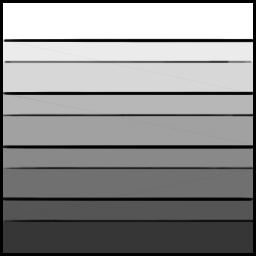
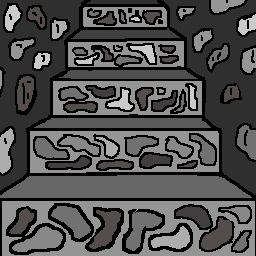
Layers edited between the first and the second 256 x 256 image:
added group "New Stairs 02" with 69 layers above "Old Stairs" over [0, 0, 256, 256]
added group "Stair Decor" with 12 layers in group "New Stairs 02" over [6, 0, 252, 255]
added layer "Layer 22 (merged) (merged) copy" in group "Stair Decor" over [6, 8, 252, 255]
added group "Stair Color" with 16 layers in group "New Stairs 02" over [0, 0, 256, 256]
added layer "Layer 7 (merged) copy 3 (merged) (merged) copy" in group "Stair Color" over [0, 0, 256, 256]
added layer "Layer 7 (merged) copy 3 (merged) (merged)" in group "Stair Color" over [0, 0, 256, 256]
moved "Layer 1" into group "Old Stairs" over [0, 38, 256, 223]
moved "Rectangle 3 copy 6" into group "Old Stairs" over [3, 3, 253, 41]
moved "Rectangle 2 copy 3" into group "Old Stairs" over [3, 41, 253, 62]
moved "Rectangle 3 copy 5" into group "Old Stairs" over [3, 62, 253, 94]
moved "Rectangle 2 copy 2" into group "Old Stairs" over [3, 94, 253, 115]
moved "Rectangle 3 copy 2" into group "Old Stairs" over [3, 115, 253, 147]
moved "Rectangle 2 copy" into group "Old Stairs" over [3, 147, 253, 168]
moved "Rectangle 3 copy 4" into group "Old Stairs" over [3, 168, 253, 200]
moved "Rectangle 2" into group "Old Stairs" over [3, 200, 253, 221]
moved "Rectangle 1" into group "Old Stairs" over [0, 0, 256, 256]
added layer "Color Fill 1" above "Background" over [0, 0, 256, 256]
